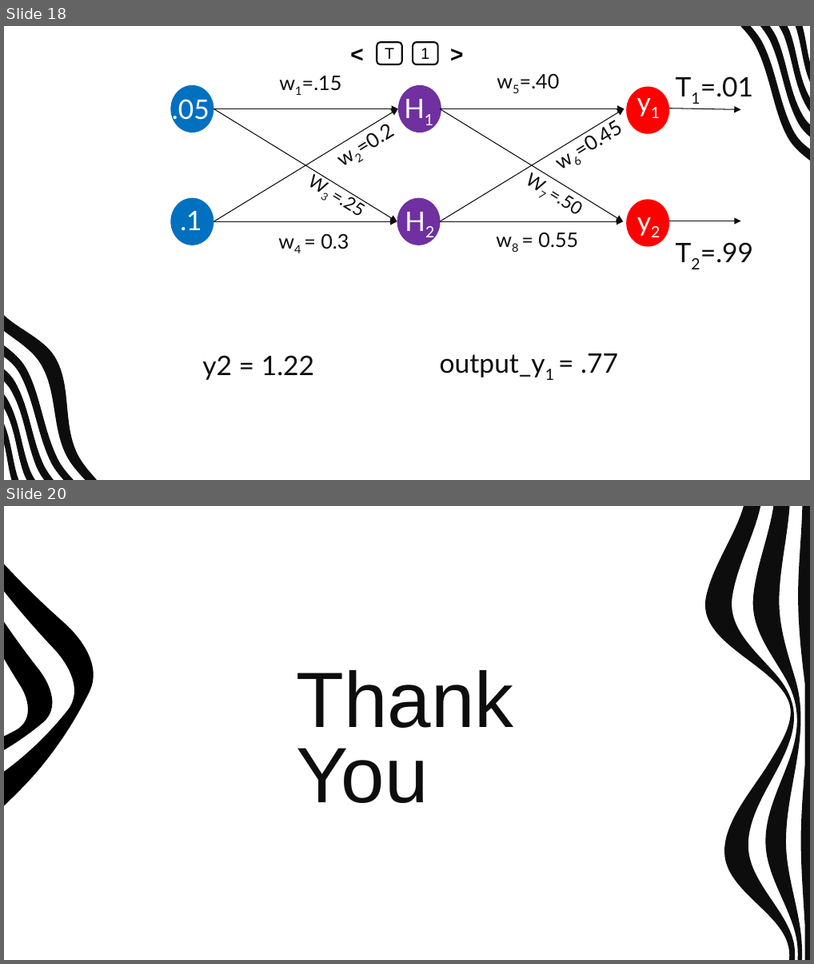
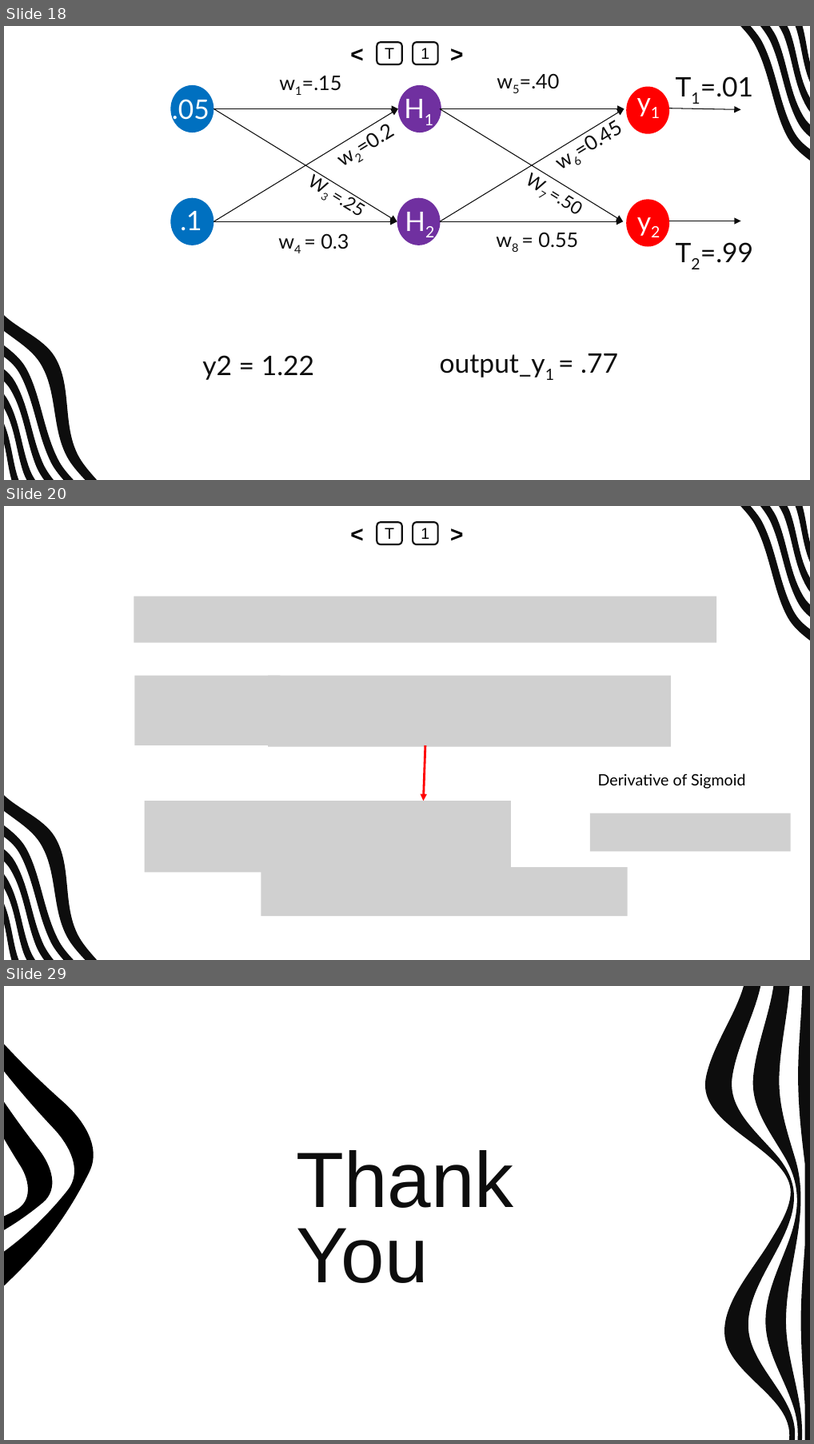
Before and after one commit to abrarhasan3/Green-Uni-All-Academic-Content, a slide deck: CSE 411 Machine Learning/New Slides/ML_CH_11_Back Propagation.pptx. Shown one above the other, each under a label of ours: slides 18 and 20 before the commit, slides 18, 20 and 29 after it; the slides between them are not shown. The pictures are 814x964 and 814x1444 pixels, drawn with LibreOffice and Linux fonts; fonts in the diff are those of the drawing; grey boxes stand for pictures. Boxes give left, top, right and bottom in pixels: in the first picture for what was removed or moved away, otherwise in the second. Text is boxed around its words. In the diff, an @@ line names an element or a change of style, - is before the commit and + after.

```diff
--- a/CSE 411 Machine Learning/New Slides/ML_CH_11_Back Propagation.pptx
+++ b/CSE 411 Machine Learning/New Slides/ML_CH_11_Back Propagation.pptx
@@ slide 20 added at box(4, 506, 810, 960), background #FFFFFF; not listed: 9 template elements that a slide beside it also shows @@
@@ text added at box(345, 522, 370, 544), 20 pt, text #000000, bold @@
+<
@@ rounded rectangle added at box(378, 522, 402, 544), fill #FFFFFF, outline #0D0D0D 1.5 pt, 14 pt, text #000000 @@
+T
@@ rounded rectangle added at box(413, 522, 438, 544), fill #FFFFFF, outline #0D0D0D 1.5 pt, 14 pt, text #000000 @@
+1
@@ text added at box(444, 522, 470, 544), 20 pt, text #000000, bold @@
+>
@@ picture added at box(134, 596, 717, 643) @@
@@ picture added at box(134, 676, 281, 745) @@
@@ picture added at box(268, 676, 671, 746) @@
@@ arrow added from (426, 745) to (423, 800), #FF0000 2 pt @@
@@ text added at box(598, 773, 746, 788), 14 pt, text #000000 @@
+Derivative of Sigmoid
@@ picture added at box(144, 800, 511, 872) @@
@@ picture added at box(590, 813, 791, 852) @@
@@ picture added at box(262, 868, 628, 916) @@
@@ what was slide 20 is now slide 29 @@
```
Also in this commit, not shown: 1 slide changed, 8 other slides added.
